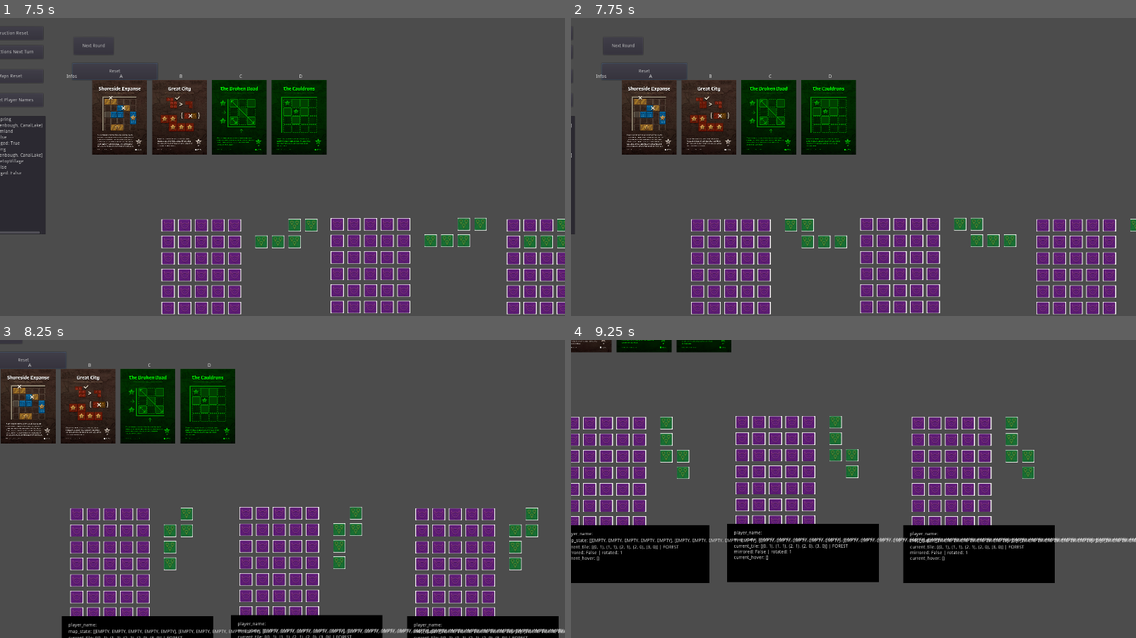
Above: before the commit, frames 1-4 (two rows, left to right).
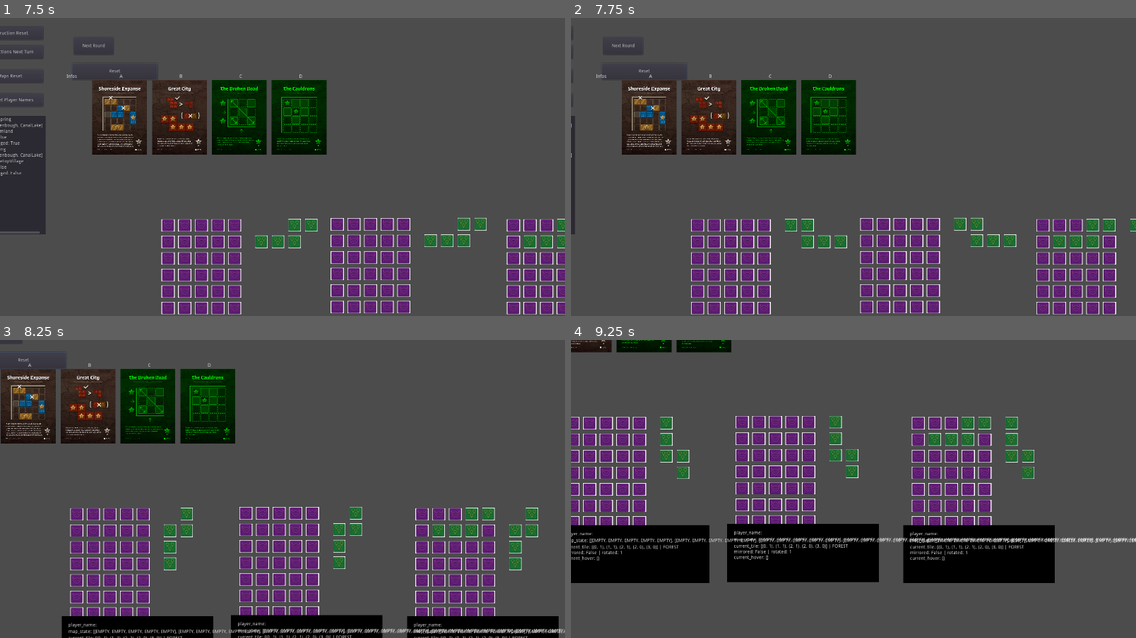
Above: after the commit, the same moments.

Repository: gilde-der-nacht/game-jam-2022
Game: Godot game, scene res://Board.tscn
Same seed, same stepped clock (60 frames per second), same inputs: the game is played once before the commit and once after it.
Inputs (mouse positions are in pixels of both pictures, inside the frame that each line leads up to):
- Up to frame 1 (7.5 s): click (45, 175) at 0.52 s; type "12" at 0.6 s; click "Instructions Next Turn" at 1.25 s; click "Instructions Next Turn" at 2 s; click "Next Round" at 2.75 s; click "Next Round" at 3.5 s; click "Map Set Player Names" at 4.25 s; click "Instruction Reset" at 5 s; click "Maps Reset" at 5.75 s; click "Reset" at 6.5 s; move the mouse to (548, 226) at 7.27 s; hold Right (ui_right) from 7.28 s (still down); hold M (mirror_tile) from 7.28 s (still down); click (548, 226) at 7.42 s
- Up to frame 2 (7.75 s): keep holding Right (ui_right); keep holding M (mirror_tile)
- Up to frame 3 (8.25 s): move the mouse to (446, 548) at 8.02 s; release Right (ui_right) at 8.03 s; release M (mirror_tile) at 8.03 s; hold Down (ui_down) from 8.03 s (still down); tap R (rotate_tile) at 8.1 s; click (446, 548) at 8.17 s
- Up to frame 4 (9.25 s): move the mouse to (1011, 432) at 8.77 s; release Down (ui_down) at 8.78 s; hold Right (ui_right) from 8.78 s (still down); hold M (mirror_tile) from 8.78 s (still down); click (1011, 432) at 8.92 s

Frame 1 is identical in both runs. In frame 2, 0.5% of the frame differs, in the area x 85-97%, y 67-78%; in frame 3, 0.6%; in frame 4, 0.7%, in the area x 63-100%, y 25-69%.

Commit message:
add form to state

Diff:
--- a/Cartographer/Map/Map.gd
+++ b/Cartographer/Map/Map.gd
@@ -192,4 +192,7 @@
 	update_ui()
 
 func on_Tile_mouse_clicked(tile):
-	print("click: " + String(tile.pos))
+	for v in current_hover_position_form:
+		map_state[v.y][v.x] = current_tile_kind
+	current_hover_position_form = []
+	update_ui()
